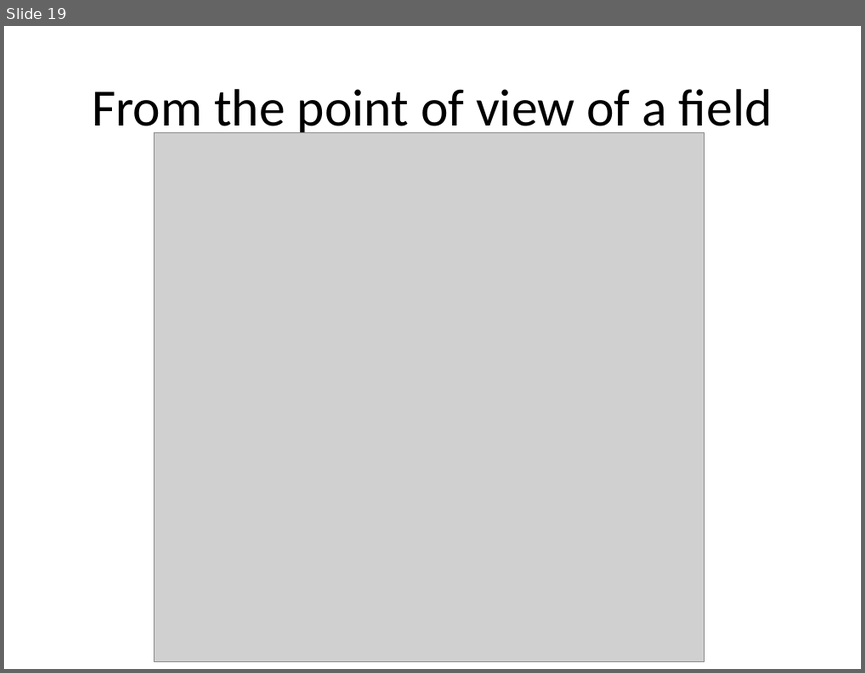
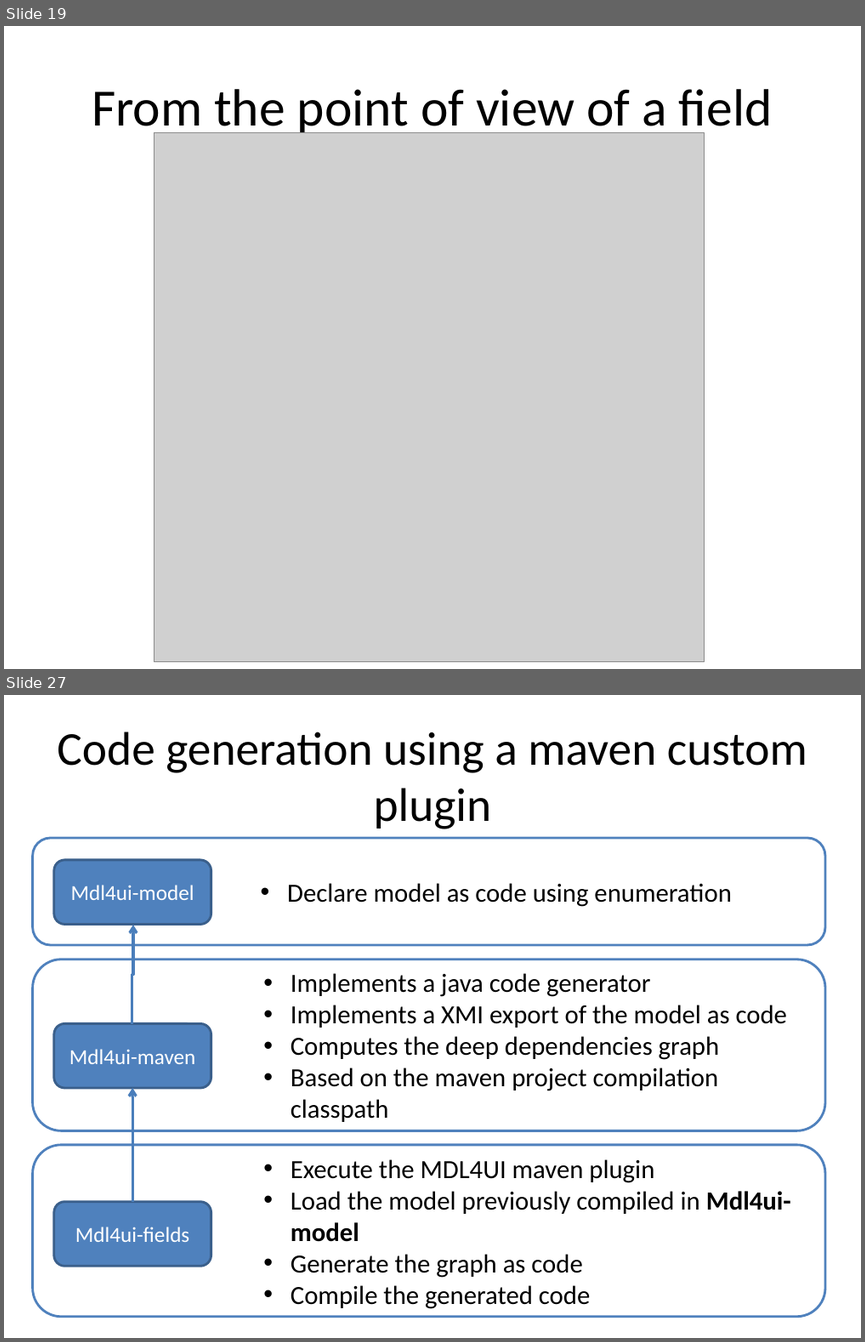
Before and after one commit to lesfurets/mdl4ui, a slide deck: mdl4ui-docs/mdl4ui_cg2013.pptx. Shown one above the other, each under a label of ours: slide 19 before the commit, slides 19 and 27 after it; the slides between them are not shown. The pictures are 865x673 and 865x1342 pixels, drawn with LibreOffice and Linux fonts; fonts in the diff are those of the drawing; grey boxes stand for pictures. Boxes give left, top, right and bottom in pixels: in the first picture for what was removed or moved away, otherwise in the second. Text is boxed around its words. In the diff, an @@ line names an element or a change of style, - is before the commit and + after.

```diff
--- a/mdl4ui-docs/mdl4ui_cg2013.pptx
+++ b/mdl4ui-docs/mdl4ui_cg2013.pptx
@@ slide 27 added at (4,695,861,1338), background #FFFFFF @@
@@ title added at (57,732,807,829), 39.6 pt, text #000000 @@
+Code generation using a maven custom plugin
@@ rounded rectangle added at (32,838,825,945), fill #FFFFFF, outline #4F81BD 2 pt, 22 pt, text #000000 @@
+          • Declare model as code using enumeration
@@ rounded rectangle added at (53,860,211,924), fill #4F81BD, outline #3A5F8C 2 pt, 18 pt, text #FFFFFF @@
+Mdl4ui-model
@@ elbow arrow added from (132, 1024) to (133, 925), #4B7EBC 2.25 pt @@
@@ rounded rectangle added at (32,959,825,1130), fill #FFFFFF, outline #4F81BD 2 pt, 22 pt, text #000000 @@
+          • Implements a java code generator
+          • Implements a XMI export of the model as code
+          • Computes the deep dependencies graph
+          • Based on the maven project compilation classpath
@@ rounded rectangle added at (53,1023,211,1088), fill #4F81BD, outline #3A5F8C 2 pt, 18 pt, text #FFFFFF @@
+Mdl4ui-maven
@@ arrow added from (132, 1202) to (132, 1088), #4B7EBC 2.25 pt @@
@@ rounded rectangle added at (32,1145,825,1316), fill #FFFFFF, outline #4F81BD 2 pt, 22 pt, text #000000 @@
+          • Execute the MDL4UI maven plugin
+          • Load the model previously compiled in Mdl4ui-model
+          • Generate the graph as code
+          • Compile the generated code
@@ rounded rectangle added at (53,1202,211,1265), fill #4F81BD, outline #3A5F8C 2 pt, 18 pt, text #FFFFFF @@
+Mdl4ui-fields
```
Also in this commit, not shown: 9 other slides added, 22 other files.
